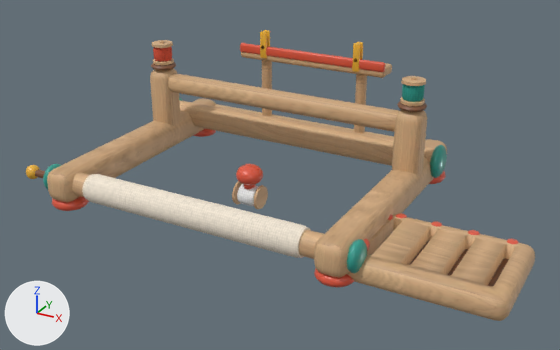
One commit to the glTF model public/models/loom.glb: the scene before it, then after it.
The view is the same before and after, from a 50 mm camera at (0.316, -0.521, 0.286) aimed at (0.031, -0.003, 0.026). Lighting does not change. The marker at lower left points along +X, +Y and +Z. The picture after the commit comes second. Where no turn or scale is listed for an object, it has been applied to the vertices.

In view in the first picture: 'BackBeam', 'Cap', 'ClothWrap', 'EaselLedge', 'EaselLip', 'FrontBeam', 'HeddleBar', 'LeverBlock', 'PostL', 'PostR', 'RailL', 'RailR' and 32 more.
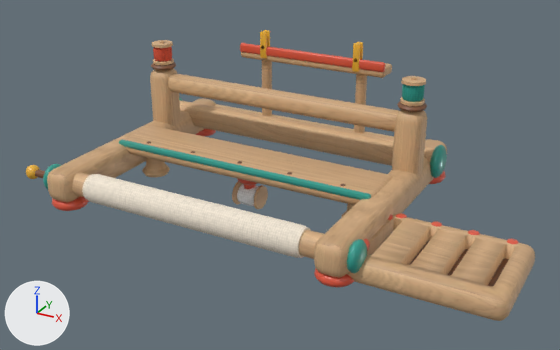
Location of each change, [x1, y1, x2, y2] in pixels of the pictures (560 x 350 px):
'ShelfTop', added: after [123, 126, 393, 205]
'ShelfLip', added: after [119, 139, 371, 200]
'ShelfLegL', added: after [142, 158, 170, 177]
'ShelfLegR', added (mostly hidden): after [342, 204, 354, 217]

Diff of the bpy script that builds the scene:
```diff
--- a/public/models/loom.glb.py
+++ b/public/models/loom.glb.py
@@ me_cube_021 @@
+me_cube_021.from_pydata(...)  # 96 vertices, 188 faces; spans x -0.122..0.122, y -0.025..0.025, z 0.024..0.036
+me_cube_021.materials.append(mat_beech)
@@ me_cube_022 @@
+me_cube_022.from_pydata(...)  # 56 vertices, 108 faces; spans x -0.12..0.12, y -0.026..-0.02, z 0.031..0.037
+me_cube_022.materials.append(mat_paintteal)  # cyan #2a9d8f
@@ me_shelflegr @@
+me_shelflegr.from_pydata(...)  # 122 vertices, 240 faces; spans x 0.088..0.113, y -0.0125..0.0125, z 0.0..0.024
+me_shelflegr.materials.append(mat_beech)
@@ me_shelflegl @@
+me_shelflegl.from_pydata(...)  # 122 vertices, 240 faces; spans x -0.113..-0.088, y -0.0125..0.0125, z 0.0..0.024
+me_shelflegl.materials.append(mat_beech)
@@ ob_shelftop @@
+ob_shelftop = bpy.data.objects.new('ShelfTop', me_cube_021)
+ob_shelftop.location = (0.0, 0.0, 0.0)
@@ ob_shelflip @@
+ob_shelflip = bpy.data.objects.new('ShelfLip', me_cube_022)
+ob_shelflip.location = (0.0, 0.0, 0.0)
@@ ob_shelflegr @@
+ob_shelflegr = bpy.data.objects.new('ShelfLegR', me_shelflegr)
+ob_shelflegr.location = (0.0, 0.0, 0.0)
@@ ob_shelflegl @@
+ob_shelflegl = bpy.data.objects.new('ShelfLegL', me_shelflegl)
+ob_shelflegl.location = (0.0, 0.0, 0.0)
```
